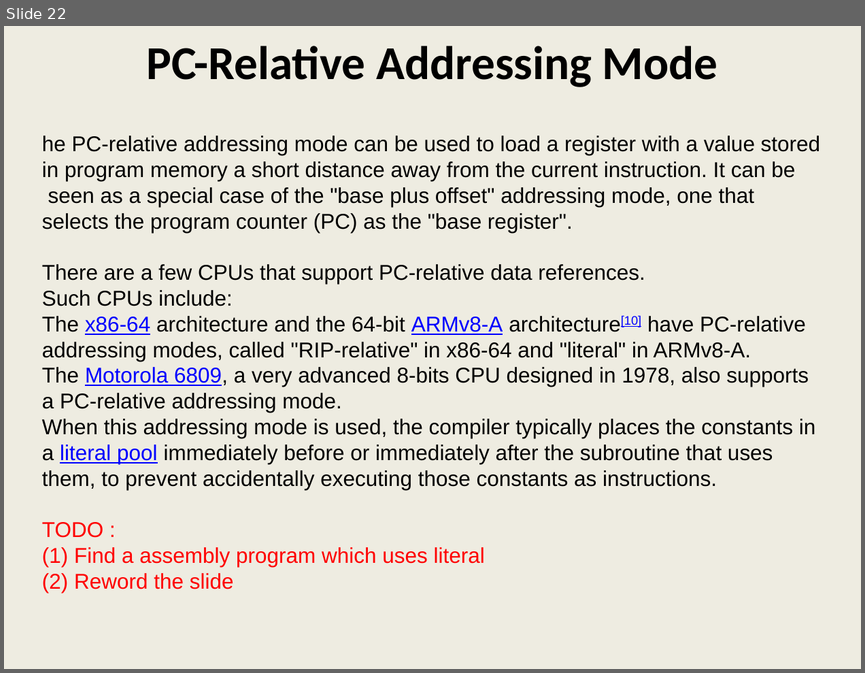
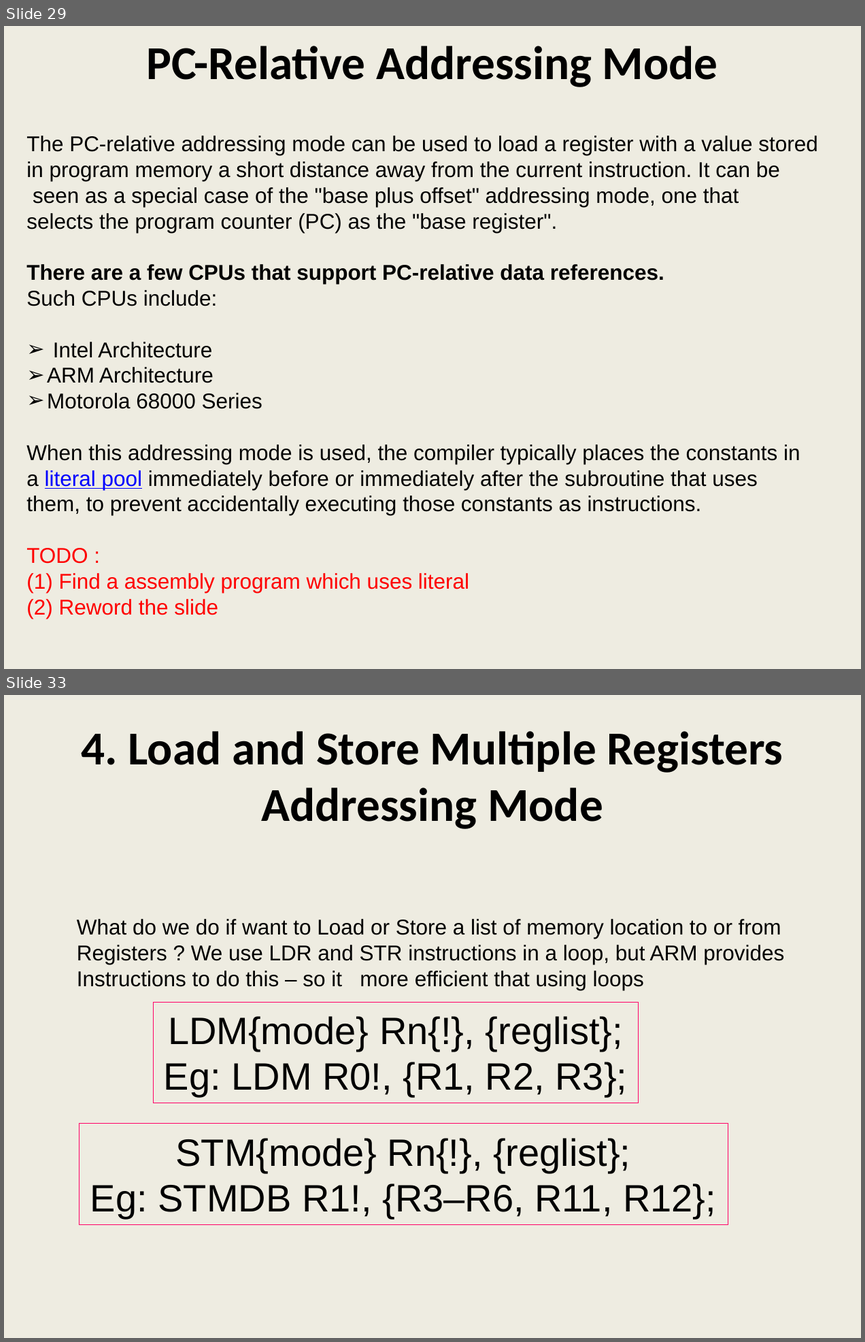
Before and after one commit to girishsukukumar/ARM-Architecture, a slide deck: Module-5.pptx. Shown one above the other, each under a label of ours: slide 22 before the commit, slides 29 and 33 after it; the slides between them are not shown. The pictures are 865x673 and 865x1342 pixels, drawn with LibreOffice and Linux fonts; fonts in the diff are those of the drawing. Boxes give left, top, right and bottom in pixels: in the first picture for what was removed or moved away, otherwise in the second. Text is boxed around its words. In the diff, an @@ line names an element or a change of style, - is before the commit and + after.

```diff
--- a/Module-5.pptx
+++ b/Module-5.pptx
@@ slide 33 added at [4,695,861,1338], background #EEECE1 @@
@@ title added at [81,731,783,829], 39.6 pt, text #000000, bold @@
+4. Load and Store Multiple Registers Addressing Mode
@@ text added at [77,919,784,990], 18 pt, text #000000 @@
+What do we do if want to Load or Store a list of memory location to or from
+Registers ? We use LDR and STR instructions in a loop, but ARM provides
+Instructions to do this – so it more efficient that using loops
@@ rectangle added at [153,1002,638,1103], outline #FF0066 0.75 pt, 32 pt, text #000000 @@
+LDM{mode} Rn{!}, {reglist};
+Eg: LDM R0!, {R1, R2, R3};
@@ rectangle added at [79,1123,728,1225], outline #FF0066 0.75 pt, 32 pt, text #000000 @@
+STM{mode} Rn{!}, {reglist};
+Eg: STMDB R1!, {R3–R6, R11, R12};
@@ what was slide 22 is now slide 29 @@
@@ slide 29 changed as well @@
@@ text "The PC-relative addressing mode can ...": place and size @@
-text "The PC-relative addressing mode can ..." at [42,135,820,589]
+text "The PC-relative addressing mode can ..." at [26,135,818,615]
@@ text at [26,135,818,155]: text changed @@
-he PC-relative addressing mode can be used to load a register with a value stored
+The PC-relative addressing mode can be used to load a register with a value stored
@@ text at [26,264,664,284]: bold on in "There are a few CPUs that support ..." @@
@@ text at [47,342,262,409]: text changed @@
-The x86-64 architecture and the 64-bit ARMv8-A architecture[10] have PC-relative
-addressing modes, called "RIP-relative" in x86-64 and "literal" in ARMv8-A.
-The Motorola 6809, a very advanced 8-bits CPU designed in 1978, also supports
-a PC-relative addressing mode.
+➢ Intel Architecture
+➢ ARM Architecture
+➢ Motorola 68000 Series
```
Also in this commit, not shown: 5 other slides changed, 23 other slides added, 1 slide removed.
